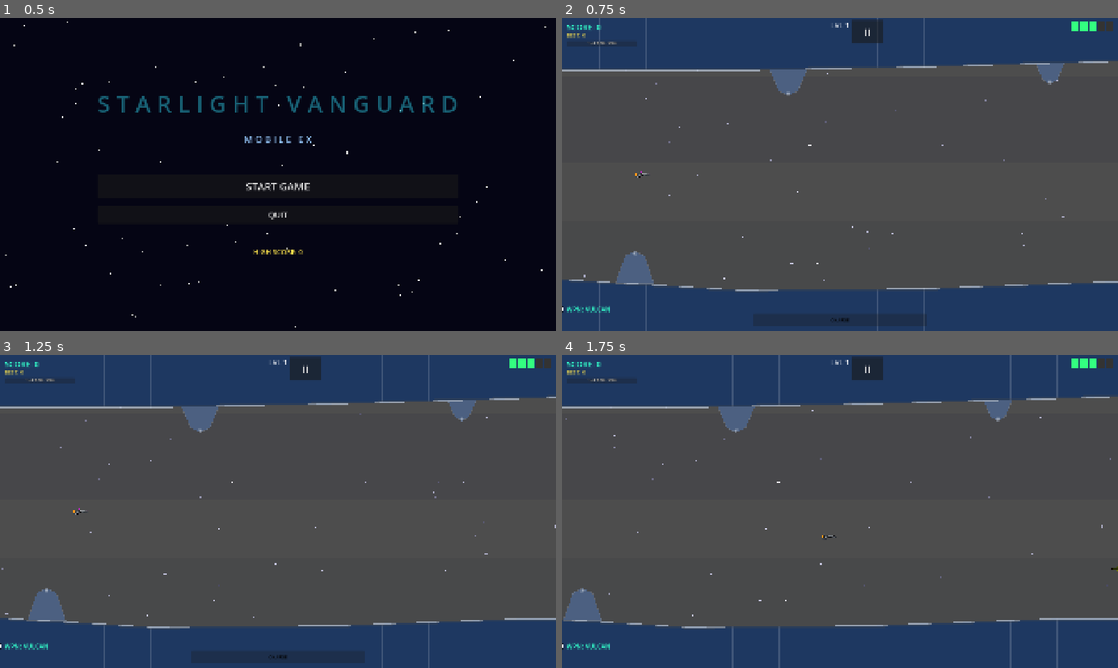
Above: before the commit, frames 1-4 (two rows, left to right).
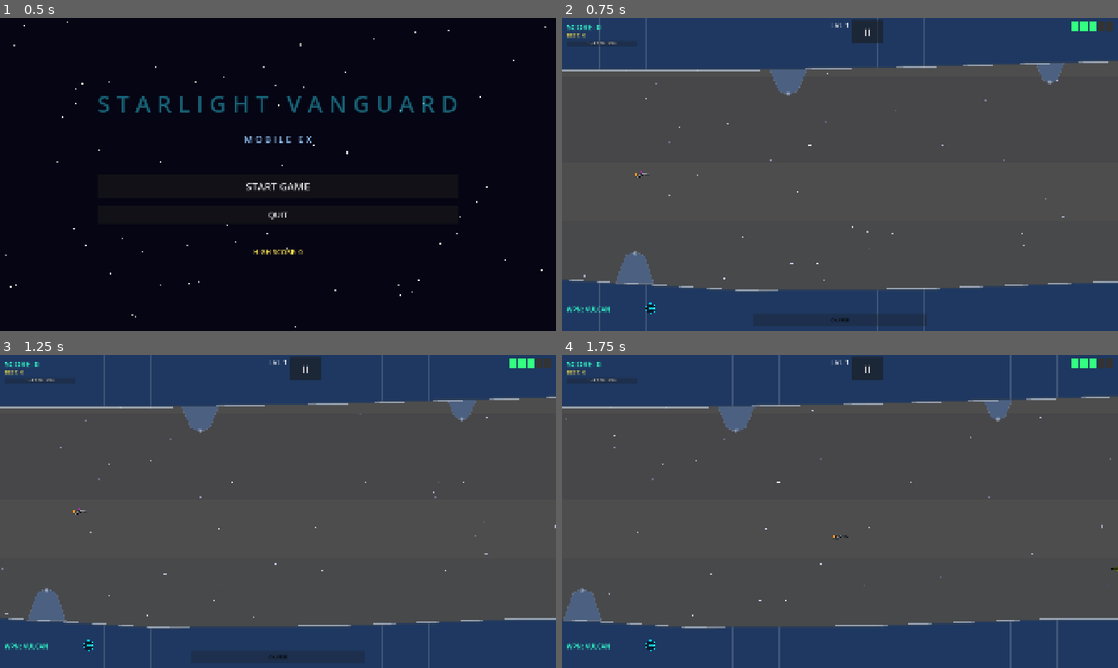
Above: after the commit, the same moments.

Repository: b6-stack/rtype-game
Game: Godot game, scene res://scenes/main_menu/MainMenu.tscn
The game is run twice, just before and just after one commit, with the same random seed, the same clock (stepped at 60 frames per second) and the same inputs.
Inputs (mouse positions are in pixels of both pictures, inside the frame that each line leads up to):
- Up to frame 1 (0.5 s): no input
- Up to frame 2 (0.75 s): click "START GAME" at 0.5 s
- Up to frame 3 (1.25 s): no input
- Up to frame 4 (1.75 s): tap Enter at 1.25 s; move the mouse to (812, 574) at 1.27 s; hold W (move_up) from 1.28 s (still down); tap Z (charge) at 1.35 s; click (812, 574) at 1.42 s

Frame 1 is identical in both runs. In frame 2, less than 0.1% of the frame differs, in the area x 0-17%, y 90-95%; in frame 3, less than 0.1%; in frame 4, less than 0.1%, in the area x 0-52%, y 57-95%.

Commit message:
Fix Nuke cheat crash, position weapon icons right of text, set finger offset to 100px

Diff:
--- a/scenes/enemies/EnemyBase.gd
+++ b/scenes/enemies/EnemyBase.gd
@@ -116,6 +116,7 @@
 
 func _spawn_death_flash() -> void:
 	var fx: Node2D = load("res://scenes/effects/ExplosionFX.tscn").instantiate()
+	fx.process_mode = Node.PROCESS_MODE_ALWAYS
 	var parent_node: Node = get_parent() if get_parent() else get_tree().current_scene
 	if parent_node:
 		parent_node.call_deferred("add_child", fx)
--- a/scenes/game/hud/HUD.gd
+++ b/scenes/game/hud/HUD.gd
@@ -118,8 +118,9 @@
 			_weapon_icon_rect = TextureRect.new()
 			_weapon_icon_rect.expand_mode = TextureRect.EXPAND_IGNORE_SIZE
 			_weapon_icon_rect.stretch_mode = TextureRect.STRETCH_KEEP_ASPECT_CENTERED
-			_weapon_icon_rect.custom_minimum_size = Vector2(36, 36)
-			_weapon_icon_rect.position = Vector2(-42, -4)
+			_weapon_icon_rect.custom_minimum_size = Vector2(40, 40)
+			_weapon_icon_rect.size = Vector2(40, 40)
+			_weapon_icon_rect.position = Vector2(270.0, -8.0)
 			_weapon_label.add_child(_weapon_icon_rect)
 
 		var path := WEAPON_ICON_PATHS[idx] if idx < WEAPON_ICON_PATHS.size() else ""
--- a/scenes/game/pause_menu/PauseMenu.gd
+++ b/scenes/game/pause_menu/PauseMenu.gd
@@ -70,8 +70,13 @@
 	GameState.mark_cheats_used()
 	var enemies := get_tree().get_nodes_in_group("enemies")
 	for e in enemies:
-		if is_instance_valid(e) and e.has_method("_die"):
-			e._die()
+		if is_instance_valid(e) and not e.is_queued_for_deletion():
+			if e.has_method("take_damage"):
+				e.take_damage(999999)
+			elif e.has_method("_die"):
+				e.call_deferred("_die")
+			else:
+				e.queue_free()
 	AudioManager.play_superweapon_sfx()
 
 func _on_cheat_max_charge() -> void:
--- a/scenes/player/Player.gd
+++ b/scenes/player/Player.gd
@@ -164,7 +164,7 @@
 		_target_pos.x = clamp(_target_pos.x, 60.0, 1840.0)
 		_target_pos.y = clamp(_target_pos.y, corridor_top + SHIP_MARGIN, corridor_bottom - SHIP_MARGIN)
 
-const FINGER_OFFSET := Vector2(60.0, 0.0)
+const FINGER_OFFSET := Vector2(100.0, 0.0)
 
 # ── Input handlers ────────────────────────────────────────────
 
